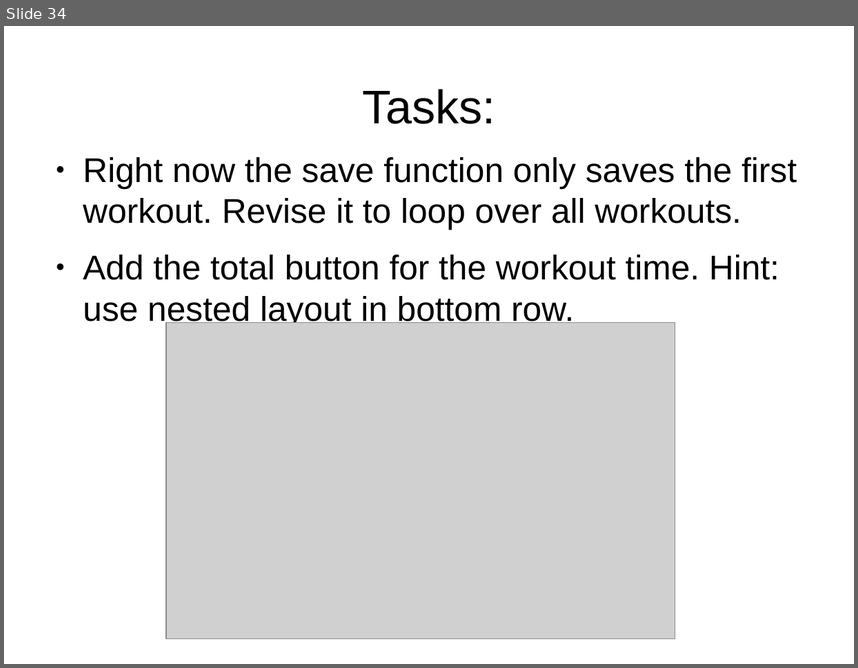
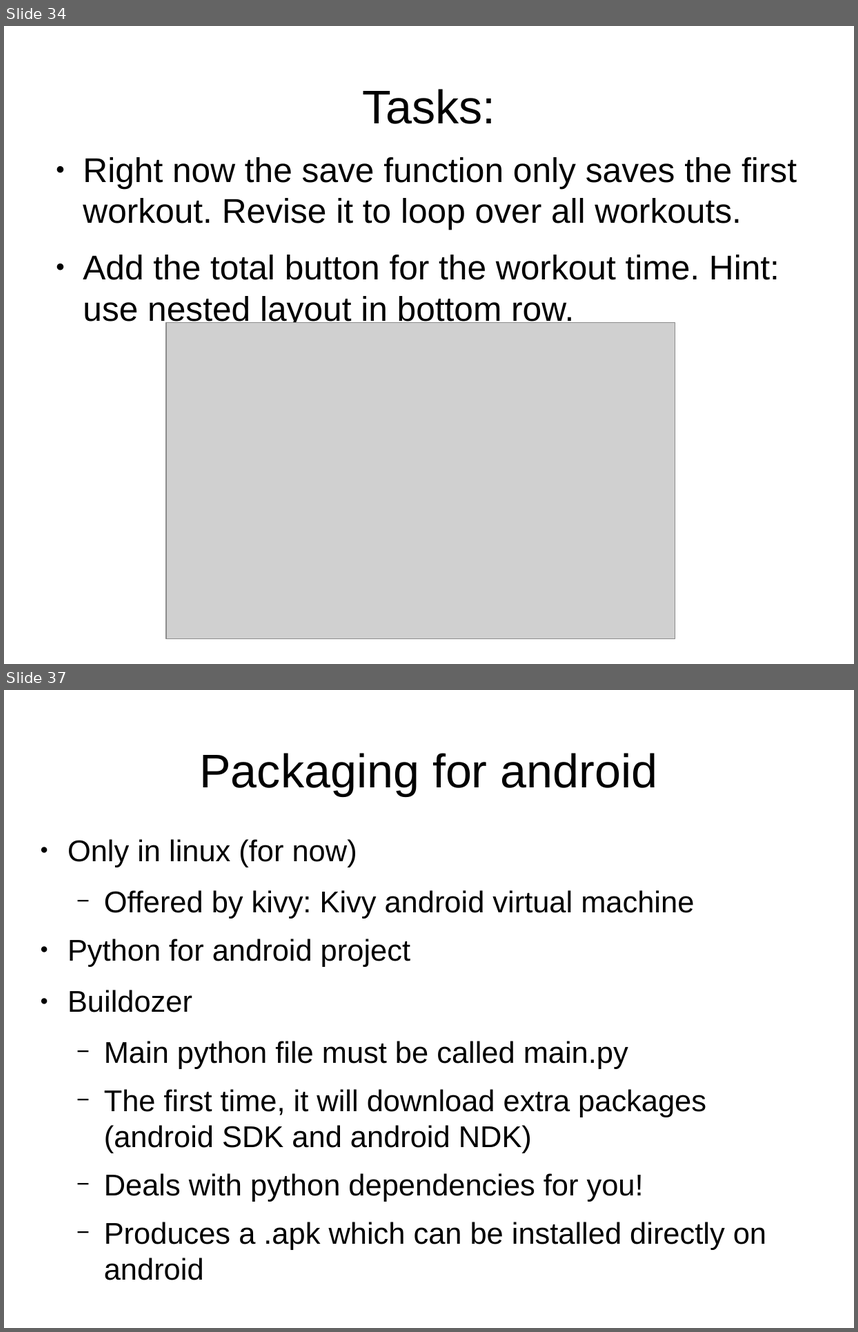
Before and after one commit to adasilva/intro_kivy, a slide deck: intro_kivy.odp. Shown one above the other, each under a label of ours: slide 34 before the commit, slides 34 and 37 after it; the slides between them are not shown. The pictures are 858x668 and 858x1332 pixels, drawn with LibreOffice and Linux fonts; fonts in the diff are those of the drawing; grey boxes stand for pictures. Boxes give left, top, right and bottom in pixels: in the first picture for what was removed or moved away, otherwise in the second. Text is boxed around its words. In the diff, an @@ line names an element or a change of style, - is before the commit and + after.

Commit message:
buildozer.spec and android packages for each folder

```diff
--- a/intro_kivy.odp
+++ b/intro_kivy.odp
@@ slide 37 added at <box>4,690,854,1328</box>, background #FFFFFF @@
@@ title added at <box>199,753,658,796</box>, 44 pt, text #000000 @@
+Packaging for android
@@ text added at <box>67,839,766,1280</box>, 28 pt, text #000000 @@
+● Only in linux (for now)
+  − Offered by kivy: Kivy android virtual machine
+● Python for android project
+● Buildozer
+  − Main python file must be called main.py
+  − The first time, it will download extra packages (android SDK and android NDK)
+  − Deals with python dependencies for you!
+  − Produces a .apk which can be installed directly on android
```
Also in this commit, not shown: 3 other slides added, 5 other files.
